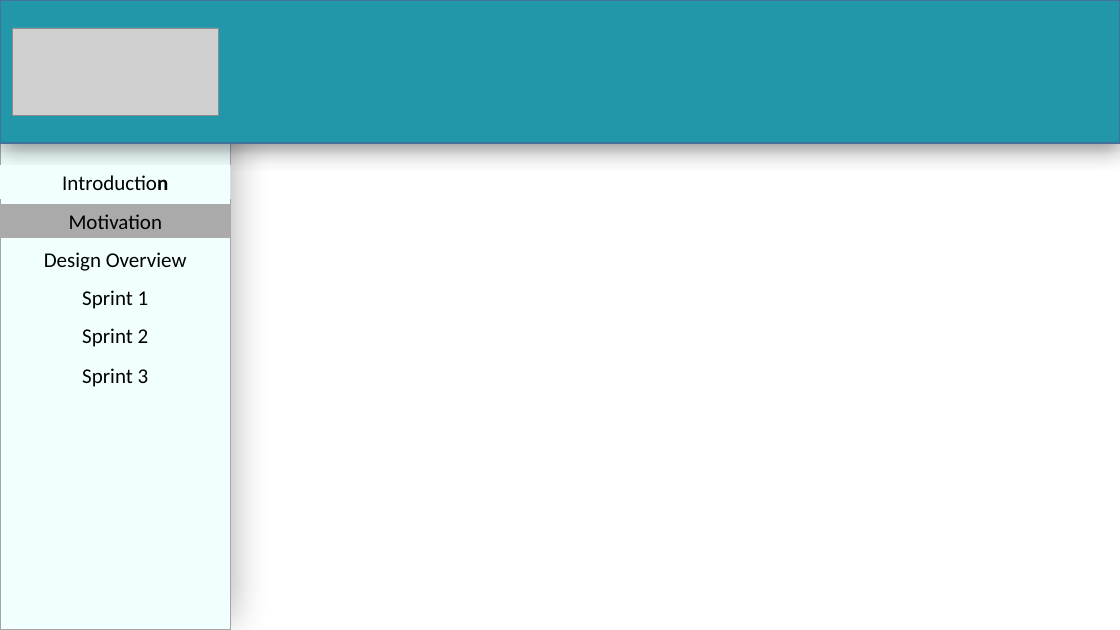
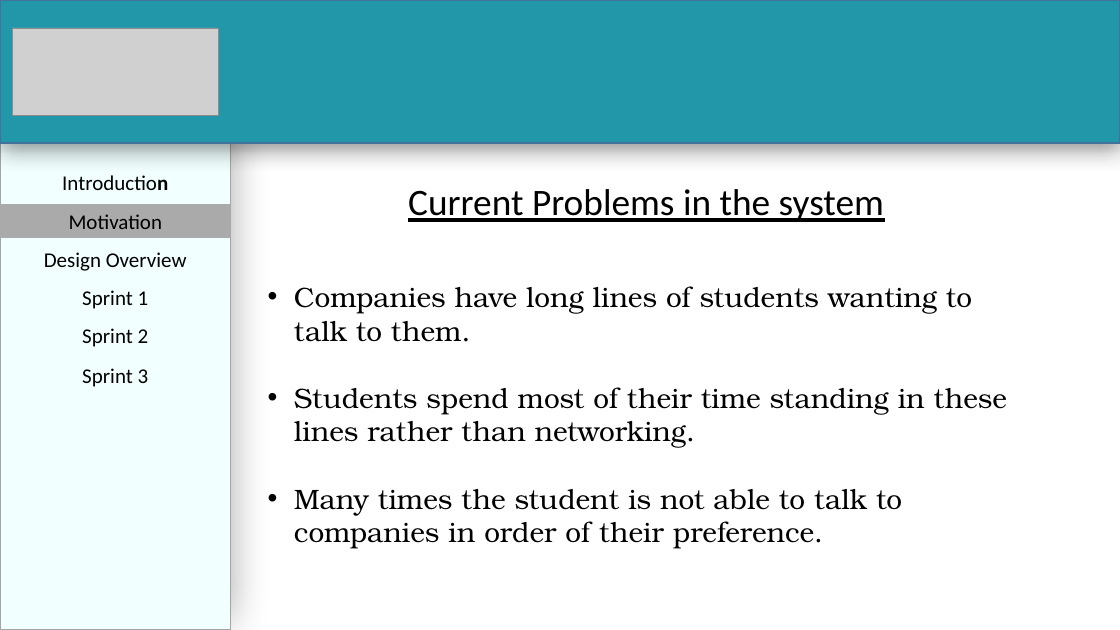
Before and after one commit to PalinaRawat/MyPQue, a slide deck: slide 4 of Documents/Team 7 - Sprint 3 Presentation.pptx. Drawn at 1120x630 pixels with LibreOffice and Linux fonts; fonts in the diff are those of the drawing; grey boxes stand for pictures. Boxes give left, top, right and bottom in pixels: in the first picture for what was removed or moved away, otherwise in the second. Text is boxed around its words. In the diff, an @@ line names an element or a change of style, - is before the commit and + after.

```diff
--- a/Documents/Team 7 - Sprint 3 Presentation.pptx
+++ b/Documents/Team 7 - Sprint 3 Presentation.pptx
@@ text "Introduction": place and size @@
-text "Introduction" at [0,166,231,199]
+text "Introduction" at [62,175,168,190]
@@ text "Introduction" at [62,175,168,190]: fill #F1FFFF to none @@
@@ text added at [294,189,1007,549], 24 pt, text #000000 @@
+Current Problems in the system
+• Companies have long lines of students wanting to talk to them.
+• Students spend most of their time standing in these lines rather than networking.
+• Many times the student is not able to talk to companies in order of their preference.
```
Also in this commit, not shown: 2 other slides changed, 4 slides added.
